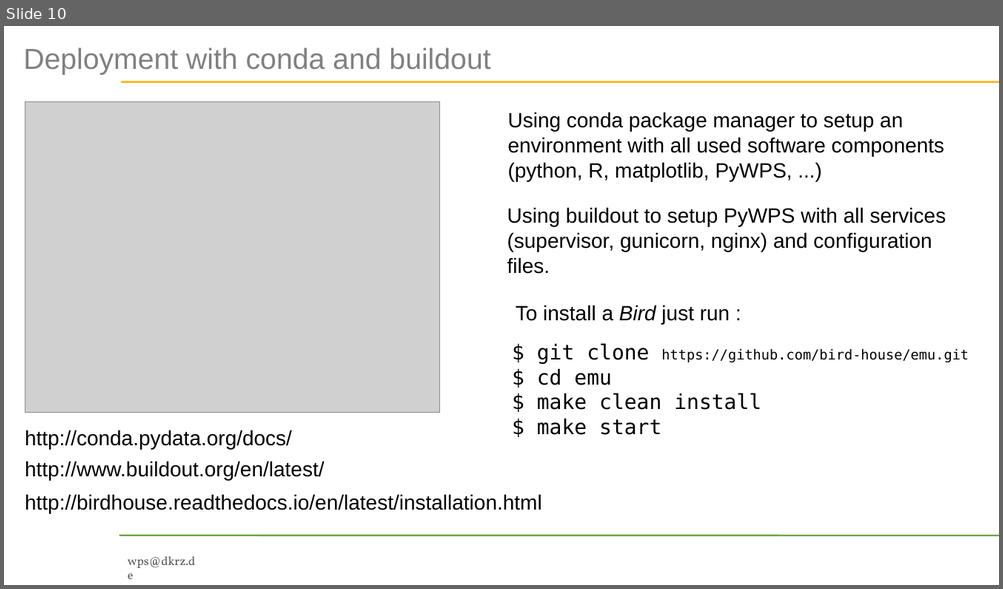
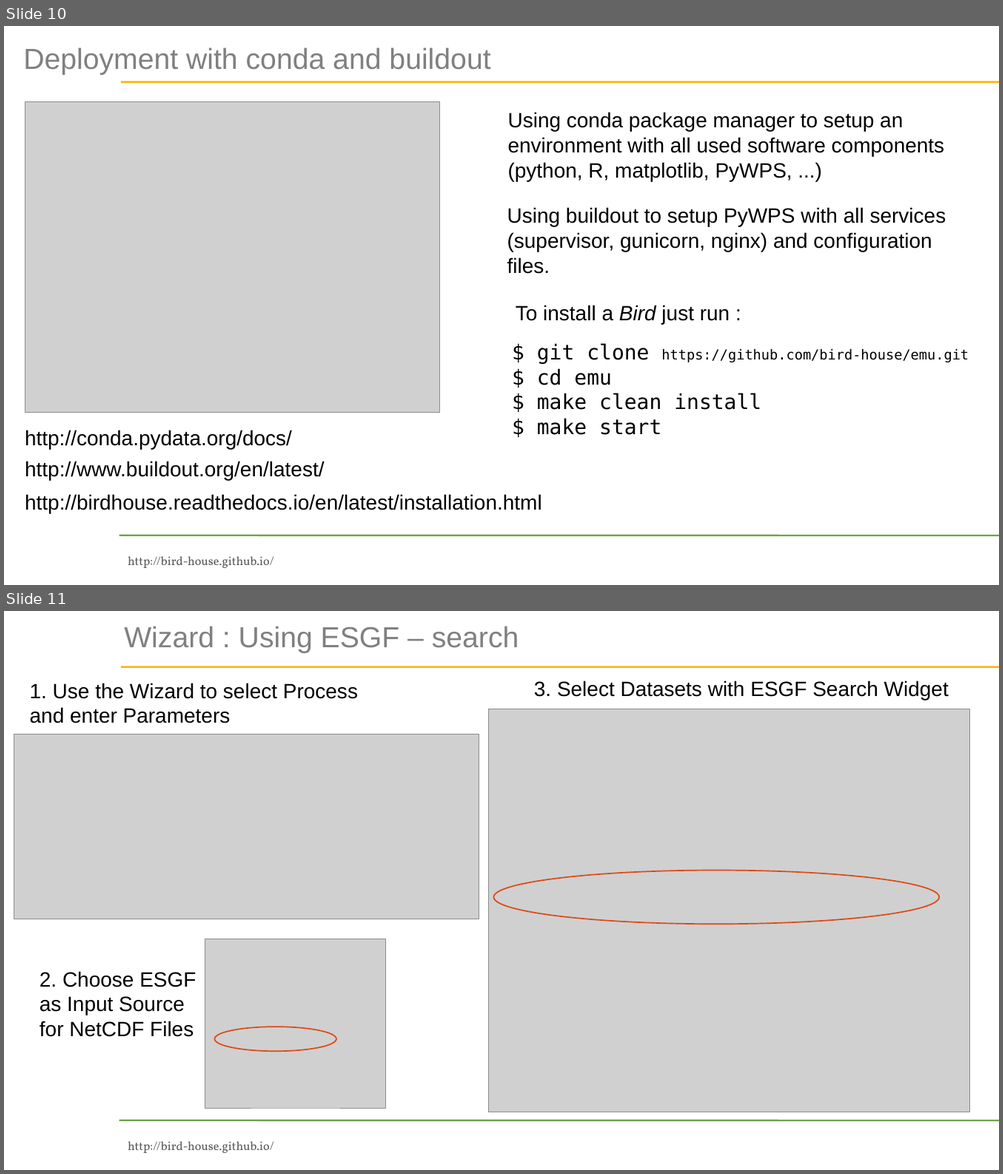
Before and after one commit to bird-house/birdhouse-docs, a slide deck: slides/birdhouse-esgf-f2f-2016/birdhouse-esgf-f2f-2016.odp. Shown one above the other, each under a label of ours: slide 10 before the commit, slides 10 and 11 after it. The pictures are 1003x589 and 1003x1174 pixels, drawn with LibreOffice and Linux fonts; fonts in the diff are those of the drawing; grey boxes stand for pictures; background and template pictures are left out. Boxes give left, top, right and bottom in pixels: in the first picture for what was removed or moved away, otherwise in the second. Text is boxed around its words. In the diff, an @@ line names an element or a change of style, - is before the commit and + after.

Commit message:
updated esgf and wizard

```diff
--- a/slides/birdhouse-esgf-f2f-2016/birdhouse-esgf-f2f-2016.odp
+++ b/slides/birdhouse-esgf-f2f-2016/birdhouse-esgf-f2f-2016.odp
@@ slide 11 added at (x1=4, y1=611, x2=999, y2=1170), background #FFFFFF; not listed: 3 template elements that a slide beside it also shows @@
@@ title added at (x1=124, y1=626, x2=519, y2=653), 33.6 pt, text #808080 @@
+Wizard : Using ESGF – search
@@ text added at (x1=30, y1=683, x2=358, y2=723), 24 pt, text #000000 @@
+1. Use the Wizard to select Process
+and enter Parameters
@@ text added at (x1=534, y1=681, x2=948, y2=701), 24 pt, text #000000 @@
+3. Select Datasets with ESGF Search Widget
@@ picture added at (x1=489, y1=709, x2=970, y2=1112) @@
@@ picture added at (x1=14, y1=734, x2=479, y2=920) @@
@@ ellipse added at (x1=493, y1=870, x2=939, y2=924), outline #DD4814 1.45 pt @@
@@ picture added at (x1=205, y1=940, x2=386, y2=1108) @@
@@ text added at (x1=40, y1=971, x2=196, y2=1037), 24 pt, text #000000 @@
+2. Choose ESGF
+as Input Source
+for NetCDF Files
@@ ellipse added at (x1=215, y1=1027, x2=336, y2=1051), outline #DD4814 1.45 pt @@
@@ slide 10 changed as well @@
@@ text removed at (x1=128, y1=557, x2=195, y2=568) @@
-wps@dkrz.de
@@ text added at (x1=128, y1=557, x2=274, y2=568), 14 pt, text #595959 @@
+http://bird-house.github.io/
```
Also in this commit, not shown: 22 other slides changed, 1 slide removed.
